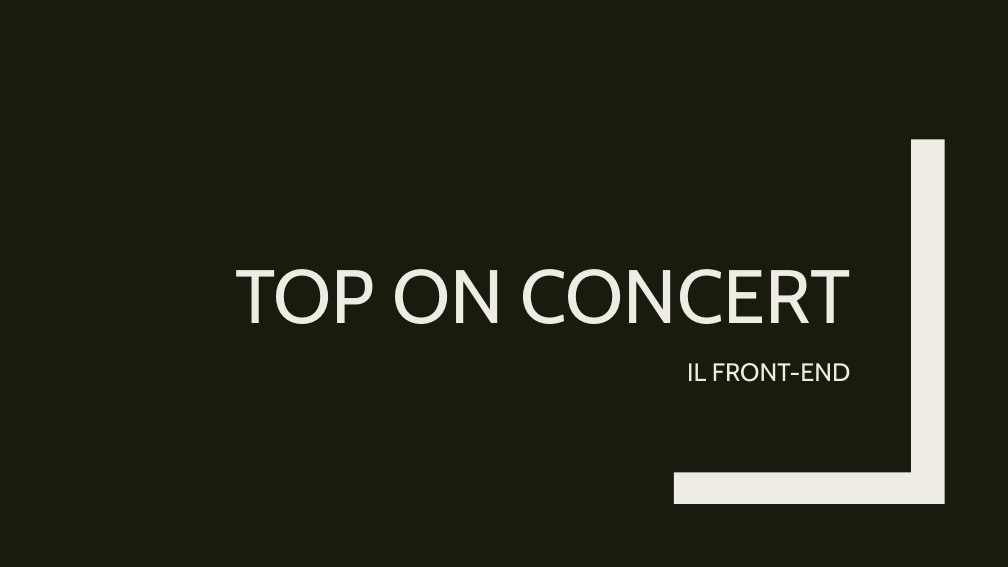
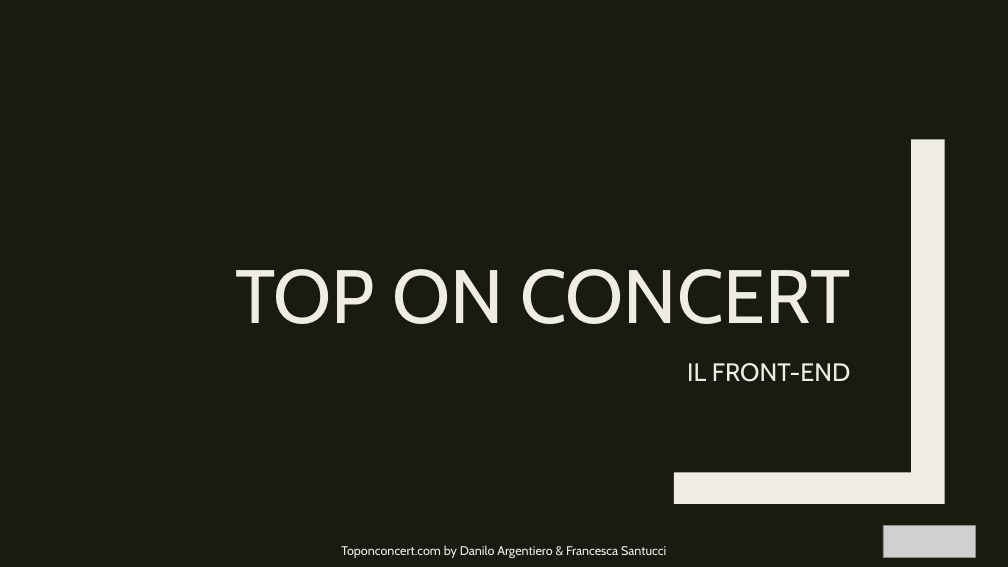
Before and after one commit to MaySantucci/TopOnConcert, a slide deck: slide 7 of documentation/top on concert.pptx. Drawn at 1008x567 pixels with LibreOffice and Linux fonts; fonts in the diff are those of the drawing; grey boxes stand for pictures. Boxes give left, top, right and bottom in pixels: in the first picture for what was removed or moved away, otherwise in the second. Text is boxed around its words. In the diff, an @@ line names an element or a change of style, - is before the commit and + after.

```diff
--- a/documentation/top on concert.pptx
+++ b/documentation/top on concert.pptx
@@ picture added at box(883, 526, 975, 558) @@
@@ text added at box(341, 545, 666, 558), 12 pt, text #EFEDE3 @@
+Toponconcert.com by Danilo Argentiero & Francesca Santucci
```
Also in this commit, not shown: 7 other slides changed, 8 other files.
